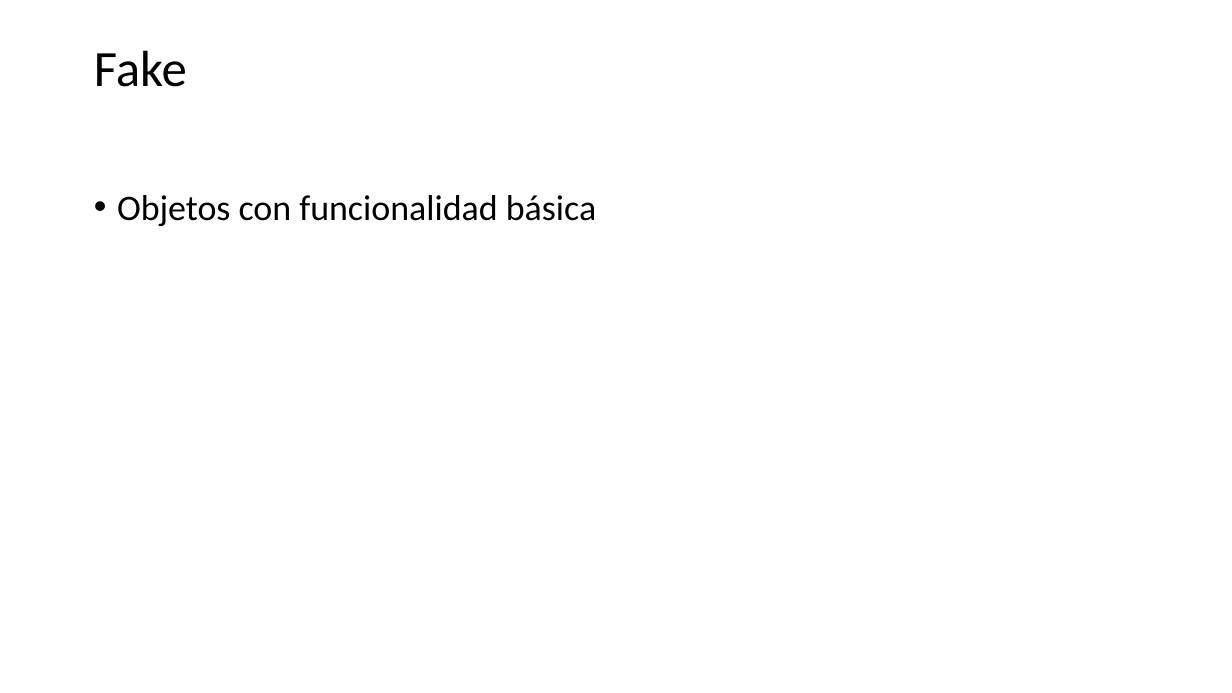
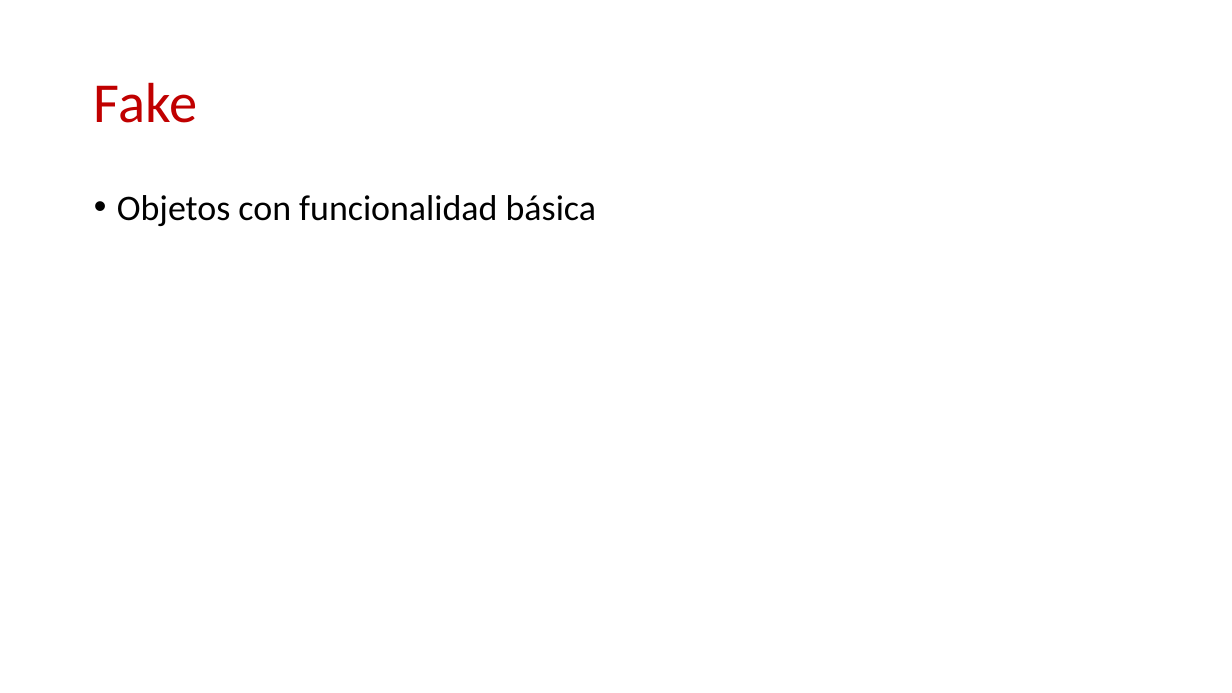
Before and after one commit to ericuss/TDD-Miercolex-Tokiota, a slide deck: slide 5 of Documentacion/jasmine.pptx. Drawn at 1232x693 pixels with LibreOffice and Linux fonts; fonts in the diff are those of the drawing; background and template pictures are left out. Boxes give left, top, right and bottom in pixels: in the first picture for what was removed or moved away, otherwise in the second. Text is boxed around its words. In the diff, an @@ line names an element or a change of style, - is before the commit and + after.

```diff
--- a/Documentacion/jasmine.pptx
+++ b/Documentacion/jasmine.pptx
@@ title "Fake" at [94, 82, 197, 123]: size 39.6 to 44 pt, text colour #000000 to #C00000 @@
```
Also in this commit, not shown: 5 other slides changed, 5 slides added, 1 slide removed.
